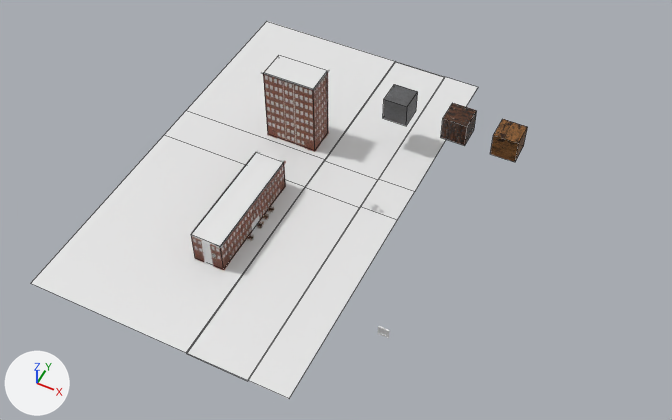
The Blender file shot 1 sky pan texturing 004.blend: old version first, new version second.
Rendered twice from a camera (50 mm lens) standing at (79.1, -127.3, 155.0) and looking at (19.1, -7.2, 4.9). Lighting does not change. The marker at lower left points along +X, +Y and +Z. Mesh edges are drawn as thin lines on the coarser meshes.

The first picture shows 'building', 'building 2', 'corner 1st floor.001', 'ground', 'middle side main', 'middle side main.003', 'procedural brick', 'procedural brick.001', 'procedural brick.002'.
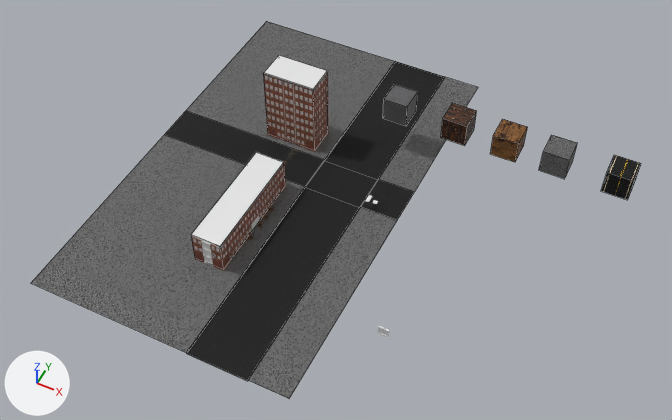
Diff of the bpy script that builds the scene:
```diff
--- a/shot 1 sky pan texturing 004.blend.py
+++ b/shot 1 sky pan texturing 004.blend.py
@@ mat_pavement @@
+mat_pavement = bpy.data.materials.new('pavement')
+# nodes: BsdfPrincipled, Bump, Mapping, Mix, OutputMaterial, TexCoord, TexNoise, TexVoronoi, ValToRGB
+# colours: white #ffffff, black #000000, grey #757575, black #333333
@@ mat_road_procedural @@
+mat_road_procedural = bpy.data.materials.new('road procedural')
+# nodes: BsdfPrincipled, Mapping, Math, Mix, OutputMaterial, SeparateXYZ, TexCoord, TexNoise, ValToRGB, Value
+# colours: black #000000, white #ffffff, light grey #dadada, light grey #dedede, yellow #ffca00, dark grey #4e4e4e
@@ me_plane @@
 me_plane.from_pydata(...)  # 24 vertices, 17 faces; spans x -50.0..50.0, y -50.0..50.0, z -0.3..0.0
 # used by ob_ground; location = (0.0, 0.0, 0.0); scale = (0.612, 1.0, 1.0)
+# me_plane part 1: 6 of the faces centred in x 12.6..42.6, y 4.8..50.0, z -0.1..0.0 switch from no material to mat_pavement
+# me_plane part 2: 4 of the faces centred in x 12.6..42.6, y -50.0..-25.0, z -0.1..0.0 switch from no material to mat_pavement
+# me_plane part 3: 1 of the faces centred in x -18.7, y -25.0, z 0.0 switch from no material to mat_pavement
+# me_plane part 4: 1 of the faces centred in x -18.7, y 29.8, z 0.0 switch from no material to mat_pavement
+# me_plane part 5: the 1 face centred in x -18.7, y 4.8, z 0.0 switches from no material to mat_road_procedural
+# me_plane part 6: the 1 face centred in x 23.9, y -25.0, z -0.3 switches from no material to mat_road_procedural
+# me_plane part 7: the 1 face centred in x 23.9, y 4.8, z -0.3 switches from no material to mat_road_procedural
+# me_plane part 8: the 1 face centred in x 23.9, y 29.8, z -0.3 switches from no material to mat_road_procedural
+# me_plane part 9: the 1 face centred in x 42.6, y 4.8, z 0.0 switches from no material to mat_road_procedural
+me_plane.materials.append(mat_road_procedural)
@@ me_cube_053_1 @@
+me_cube_053_1.from_pydata(...)  # a box spanning x -1.0..1.0, y -1.0..1.0, z -1.0..1.0
+me_cube_053_1.materials.append(mat_road_procedural)
@@ me_cube_051_1 @@
+me_cube_051_1.from_pydata(...)  # a box spanning x -1.0..1.0, y -1.0..1.0, z -1.0..1.0
+me_cube_051_1.materials.append(mat_pavement)
@@ ob_procedural_brick_004 @@
+ob_procedural_brick_004 = bpy.data.objects.new('procedural brick.004', me_cube_053_1)
+ob_procedural_brick_004.location = (71.9, 23.2, 11.4)
+ob_procedural_brick_004.scale = (2.92, 2.92, 2.92)
@@ ob_procedural_brick_003 @@
+ob_procedural_brick_003 = bpy.data.objects.new('procedural brick.003', me_cube_051_1)
+ob_procedural_brick_003.location = (58.0, 23.2, 11.4)
+ob_procedural_brick_003.scale = (2.92, 2.92, 2.92)
```

Where the change shows, as pixel boxes (x1, y1, x2, y2) in the pictures (672 x 420 px):
'procedural brick.004', added
    after: (601, 155, 641, 200)
'procedural brick.003', added
    after: (539, 135, 577, 179)
part 1 of me_plane, recoloured (white to grey)
    both: (306, 61, 478, 192)
part 2 of me_plane, recoloured (white to grey)
    both: (186, 188, 397, 399)
part 3 of me_plane, recoloured (white to grey)
    both: (31, 135, 305, 353)
part 4 of me_plane, recoloured (white to grey)
    both: (186, 21, 395, 160)
part 5 of me_plane, recoloured (white to black)
    both: (164, 111, 324, 187)
part 6 of me_plane, recoloured (white to black)
    both: (187, 187, 360, 380)
part 7 of me_plane, recoloured (white to black)
    both: (306, 161, 377, 207)
part 8 of me_plane, recoloured (white to black)
    both: (325, 62, 444, 180)
part 9 of me_plane, recoloured (white to black)
    both: (360, 179, 414, 220)
